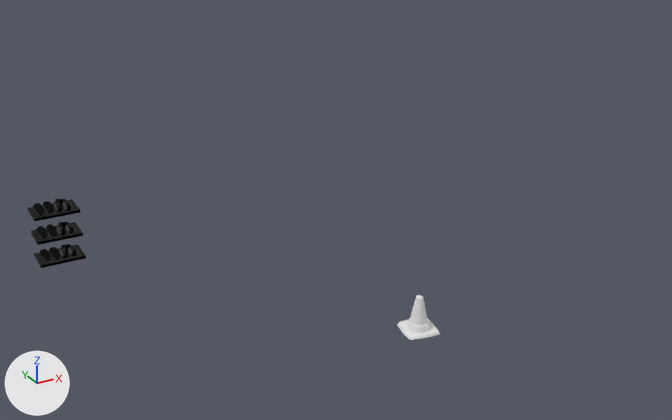
An edit to the glTF model build/assets/products.glb, drawn before and after from the same camera.
Before and after are seen from a 50 mm lens placed at (-57.0, -272.3, 110.0), pointed at (62.6, -54.7, 1.2). The axes (+X, +Y, +Z) are drawn at lower left. The lights are the same throughout. Where no turn or scale is listed for an object, it has been applied to the vertices. Vertices at the same position are counted once.
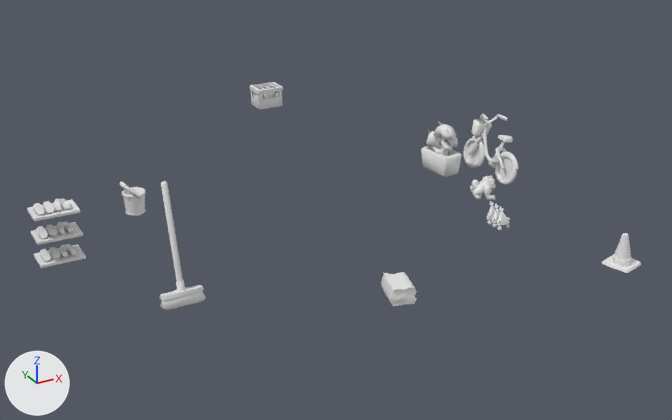
Commit message: Add more products, product title

Where the change shows, as pixel boxes [x1, y1, x2, y2] in the pictures (672 x 420 px):
'Mesh_5', added
    after: [463, 114, 518, 185]
'Mesh_6', added
    after: [421, 121, 461, 177]
'Mesh_8', added
    after: [160, 181, 206, 310]
'Mesh_3', reshaped (43% narrower, 35% shorter)
    before: [397, 295, 440, 340]
    after: [486, 201, 510, 230]
'Mesh_9', added
    after: [381, 272, 417, 306]
'Mesh_4', added
    after: [250, 82, 283, 110]
'Mesh_10', added
    after: [602, 233, 641, 273]
'Mesh_11', added
    after: [119, 182, 146, 216]
'Mesh_7', added
    after: [470, 175, 496, 200]
part 1 of me_mesh_0, shading changed
    both: [34, 199, 80, 221]
part 2 of me_mesh_0, shading changed
    both: [27, 206, 43, 220]
part 3 of me_mesh_0, shading changed
    both: [34, 210, 74, 221]
part 4 of me_mesh_1, shading changed
    both: [39, 222, 83, 245]
part 5 of me_mesh_1, shading changed
    both: [37, 233, 82, 245]
part 6 of me_mesh_2, shading changed
    both: [41, 244, 86, 268]
part 7 of me_mesh_2, shading changed
    both: [34, 252, 50, 267]
part 8 of me_mesh_2, shading changed
    both: [41, 256, 84, 268]
part 9 of me_mesh_3, added
    after: [486, 201, 510, 230]
part 10 of me_mesh_3, deleted
    before: [397, 295, 440, 340]

The change, as a list of edits to the scene's bpy script:
```text
Change me_mesh_0:
    where me_mesh_0.from_pydata(...)  # 208 vertices, 232 faces; spans x -24.56..-14.2, y -73.32..-66.21, z 24.0..26.03
    me_mesh_0 part 1: 93 of the faces centred in x -20.71..-14.2, y -73.32..-66.21, z 24.2..25.96 are now shaded flat
    me_mesh_0 part 2: 6 of the faces centred in x -24.56..-22.26, y -70.95..-69.88, z 24.2..25.74 are now shaded flat
    me_mesh_0 part 3: 3 of the faces centred in x -21.11..-20.78, y -73.32..-72.18, z 24.4..24.61 are now shaded flat
Change me_mesh_1:
    where me_mesh_1.from_pydata(...)  # 208 vertices, 232 faces; spans x -24.56..-14.2, y -73.32..-66.21, z 18.17..20.21
    me_mesh_1 part 4: 88 of the faces centred in x -20.71..-14.2, y -73.32..-66.21, z 18.37..20.13 are now shaded flat
    me_mesh_1 part 5: 3 of the faces centred in x -21.11..-20.78, y -73.32..-72.18, z 18.58..18.78 are now shaded flat
Change me_mesh_2:
    where me_mesh_2.from_pydata(...)  # 208 vertices, 232 faces; spans x -24.56..-14.2, y -73.32..-66.21, z 12.31..14.34
    me_mesh_2 part 6: 90 of the faces centred in x -20.71..-14.2, y -73.32..-66.21, z 12.51..14.27 are now shaded flat
    me_mesh_2 part 7: 10 of the faces centred in x -24.56..-22.26, y -70.95..-68.58, z 12.51..14.05 are now shaded flat
    me_mesh_2 part 8: 3 of the faces centred in x -21.11..-20.78, y -73.32..-72.18, z 12.72..12.92 are now shaded flat
Change me_mesh_3:
    remove me_mesh_3.from_pydata(...)  # 84 vertices, 154 faces; spans x 43.26..51.95, y -125.13..-116.41, z 0.29..8.81
    add me_mesh_3.from_pydata(...)  # 258 vertices, 435 faces; spans x 77.19..81.04, y -110.52..-103.8, z 13.87..19.16
    me_mesh_3 part 9: 258 vertices added at x 77.19..81.04, y -110.52..-103.8, z 13.87..19.16
    me_mesh_3 part 10: 84 vertices removed from x 43.26..51.95, y -125.13..-116.41, z 0.29..8.81
Add ob_mesh_11:
    ob_mesh_11 = bpy.data.objects.new('Mesh_11', me_mesh_11)  # 304 vertices, 548 faces; spans x 6.93..14.01, y -33.94..-26.48, z 1.97..11.71
    ob_mesh_11.location = (0.0, 0.0, 0.0)
Add ob_mesh_10:
    ob_mesh_10 = bpy.data.objects.new('Mesh_10', me_mesh_10)  # 84 vertices, 154 faces; spans x 107.23..116.37, y -123.28..-114.14, z 0.29..8.81
    ob_mesh_10.location = (0.0, 0.0, 0.0)
Add ob_mesh_9:
    ob_mesh_9 = bpy.data.objects.new('Mesh_9', me_mesh_9)  # 72 vertices, 126 faces; spans x 45.84..54.16, y -113.01..-103.67, z 1.84..6.85
    ob_mesh_9.location = (0.0, 0.0, 0.0)
Add ob_mesh_8:
    ob_mesh_8 = bpy.data.objects.new('Mesh_8', me_mesh_8)  # 172 vertices, 280 faces; spans x -1.1..9.7, y -87.8..-78.0, z 1.5..30.0
    ob_mesh_8.location = (0.0, 0.0, 0.0)
Add ob_mesh_7:
    ob_mesh_7 = bpy.data.objects.new('Mesh_7', me_mesh_7)  # 572 vertices, 992 faces; spans x 100.3..108.57, y -73.57..-65.47, z 2.59..8.76
    ob_mesh_7.location = (0.0, 0.0, 0.0)
Add ob_mesh_6:
    ob_mesh_6 = bpy.data.objects.new('Mesh_6', me_mesh_6)  # 462 vertices, 798 faces; spans x 101.7..110.1, y -51.5..-37.6, z 2.2..18.6
    ob_mesh_6.location = (0.0, 0.0, 0.0)
Add ob_mesh_5:
    ob_mesh_5 = bpy.data.objects.new('Mesh_5', me_mesh_5)  # 1827 vertices, 3187 faces; spans x 114.7..124.6, y -67.9..-41.1, z 1.5..21.0
    ob_mesh_5.location = (0.0, 0.0, 0.0)
Add ob_mesh_4:
    ob_mesh_4 = bpy.data.objects.new('Mesh_4', me_mesh_4)  # 593 vertices, 1056 faces; spans x 79.08..89.52, y 35.32..43.52, z 3.88..11.52
    ob_mesh_4.location = (0.0, 0.0, 0.0)
```
